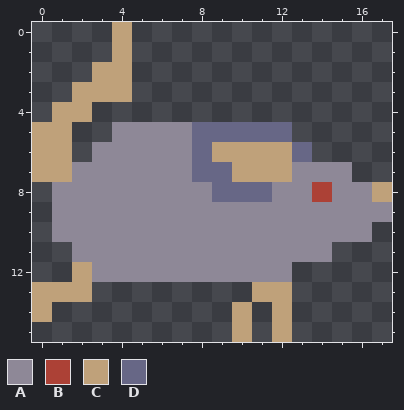
Two states of a pixel-art sprite, graphics/images/character/animals/rat_running5.png. The first picture shows the starting point.
The file is 18x16 pixels.
Palette (. is transparent): A #8e8897  B #ac4136  C #bfa17a  D #676786
Pixels before, first column x 0:
 0 ....C.............
 1 ....C.............
 2 ...CC.............
 3 ..CCC.............
 4 .CC...............
 5 CC..AAAADDDDD.....
 6 CC.AAAAADCCCCD....
 7 CCAAAAAADDCCCAAA..
 8 .AAAAAAAADDDAABAAC
 9 .AAAAAAAAAAAAAAAAA
10 .AAAAAAAAAAAAAAAA.
11 ..AAAAAAAAAAAAA...
12 ..CAAAAAAAAAA.....
13 CCC........CC.....
14 C.........C.C.....
15 ..........C.C.....
After the commit:
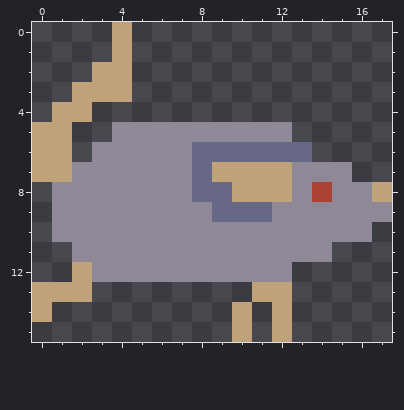
Edits made:
Changed rows in their new state; - is an unchanged pixel.
first column x 8:
 5 AAAAA
 6 -DDDD
 7 -C---
 8 D-CCC
 9 -DDD-
Boxes around the changes in both pictures, in picture pixels (x1, y1, x2, y2):
changed: (192, 122, 292, 222)
